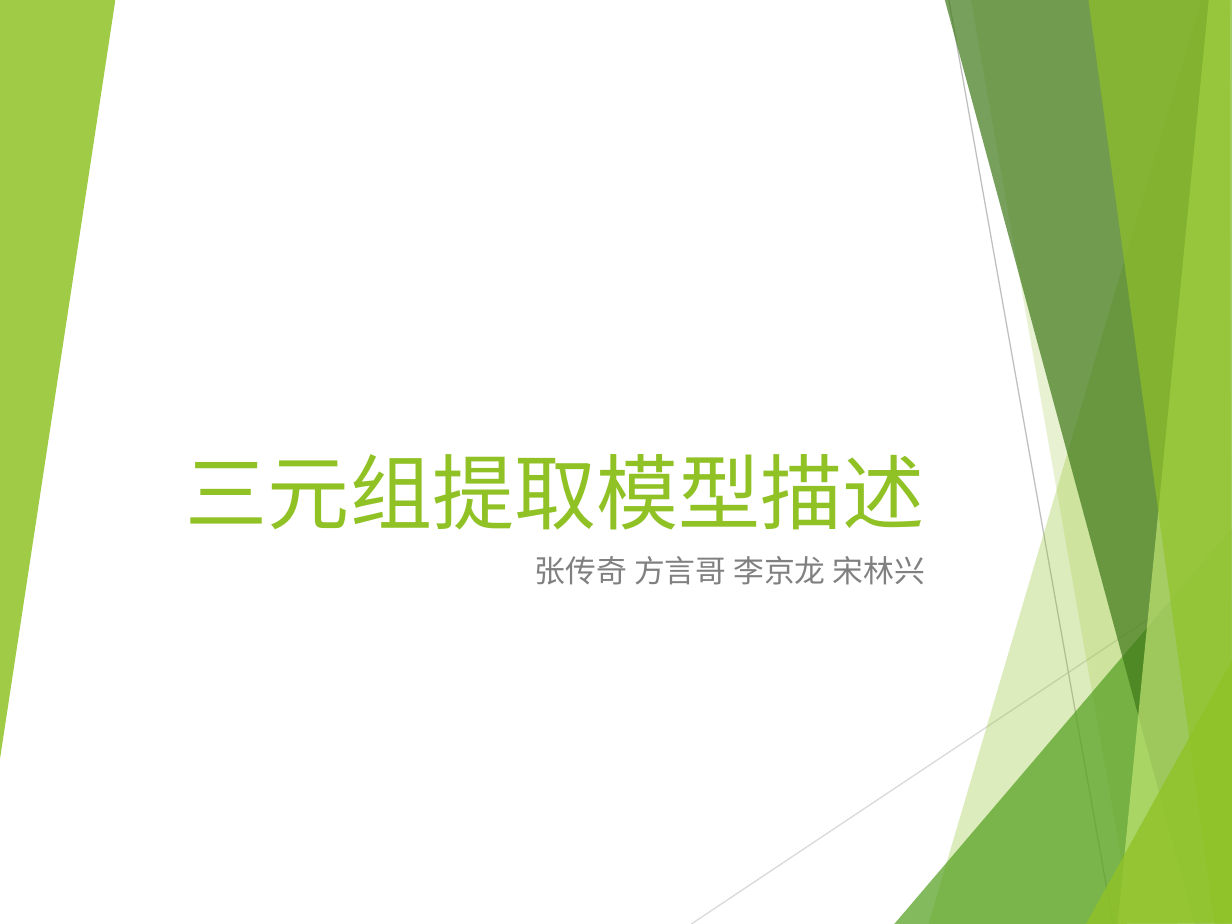
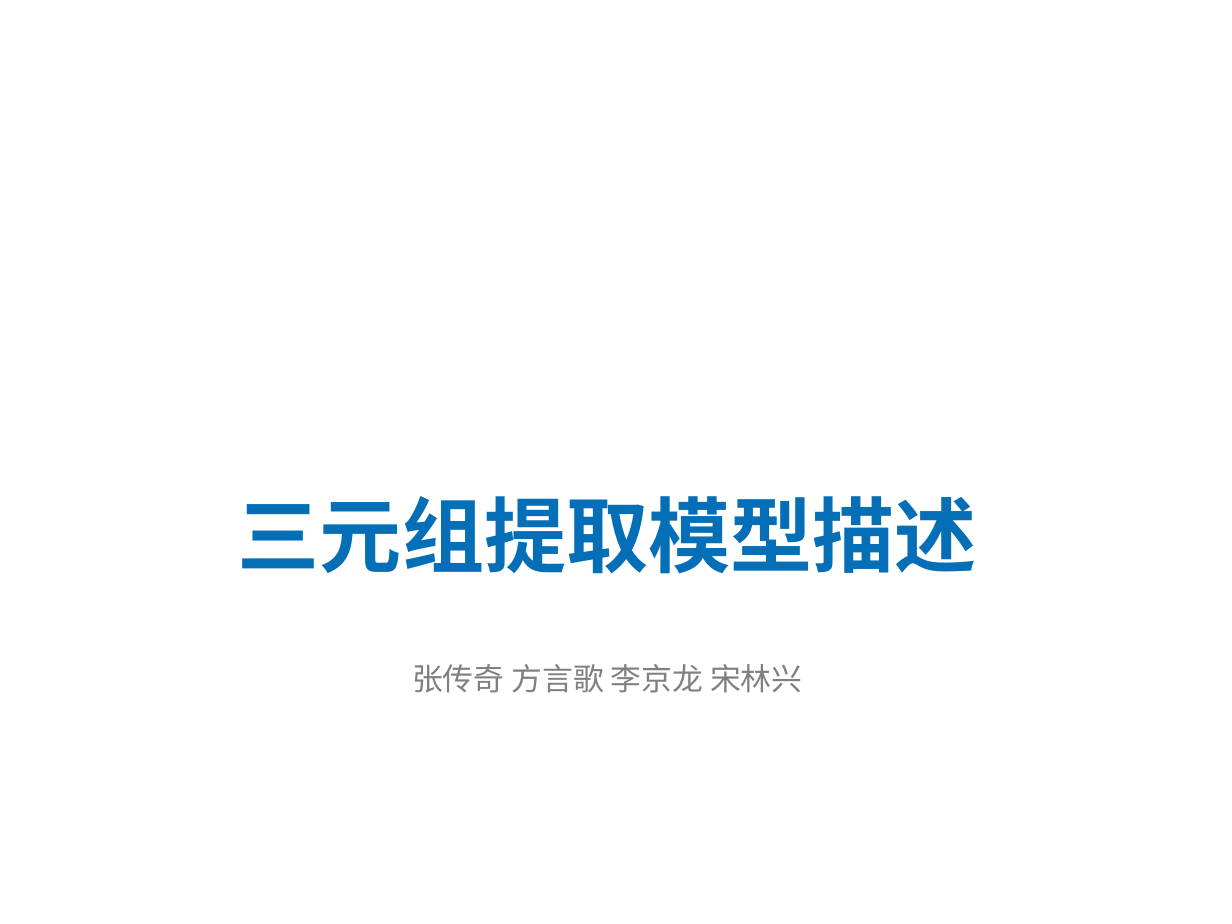
Before and after one commit to BigWhiteDog/AI-assignment, a slide deck: slide 1 of 模型描述.pptx. Drawn at 1232x924 pixels with LibreOffice and Linux fonts; fonts in the diff are those of the drawing; background and template pictures are left out. Boxes give left, top, right and bottom in pixels: in the first picture for what was removed or moved away, otherwise in the second. Text is boxed around its words. In the diff, an @@ line names an element or a change of style, - is before the commit and + after.

```diff
--- a/模型描述.pptx
+++ b/模型描述.pptx
@@ group removed at (0,0,1232,924): 8 freeform shapes, 2 lines @@
@@ title "三元组提取模型描述": place and size @@
-title "三元组提取模型描述" at (186,454,925,530)
+title "三元组提取模型描述" at (238,496,977,574)
@@ title "三元组提取模型描述" at (238,496,977,574): font Lato to Montserrat, text colour #90C226 to gradient #22B1DE to #046FB6 to #41B1FB, bold on; alignment right to centre; line spacing 1 to 0.9 @@
@@ subtitle at (412,664,802,693): text changed; font Lato to Arial @@
-张传奇 方言哥 李京龙 宋林兴
+张传奇 方言歌 李京龙 宋林兴
```
Also in this commit, not shown: 3 other slides changed, 3 slides added, 8 other files.
